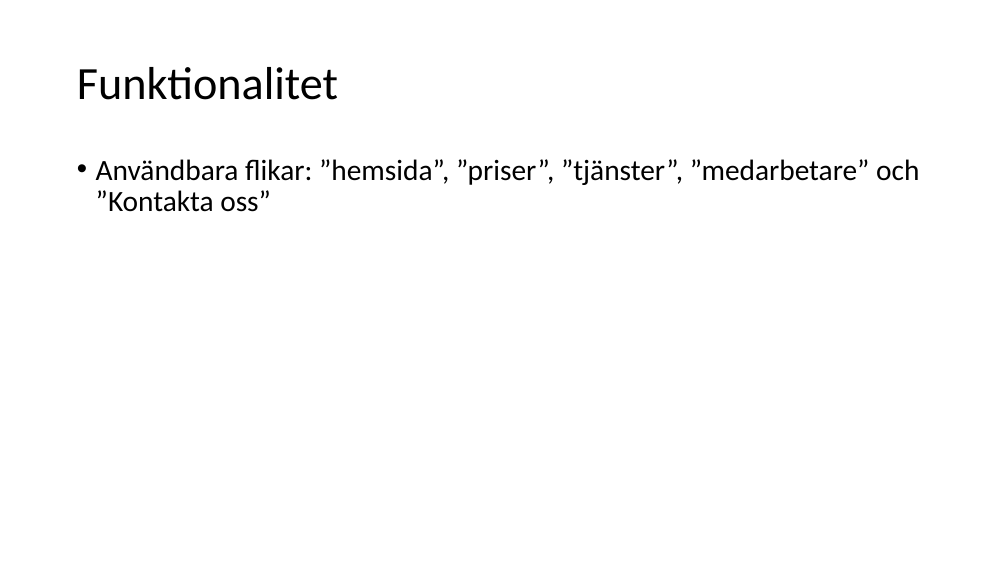
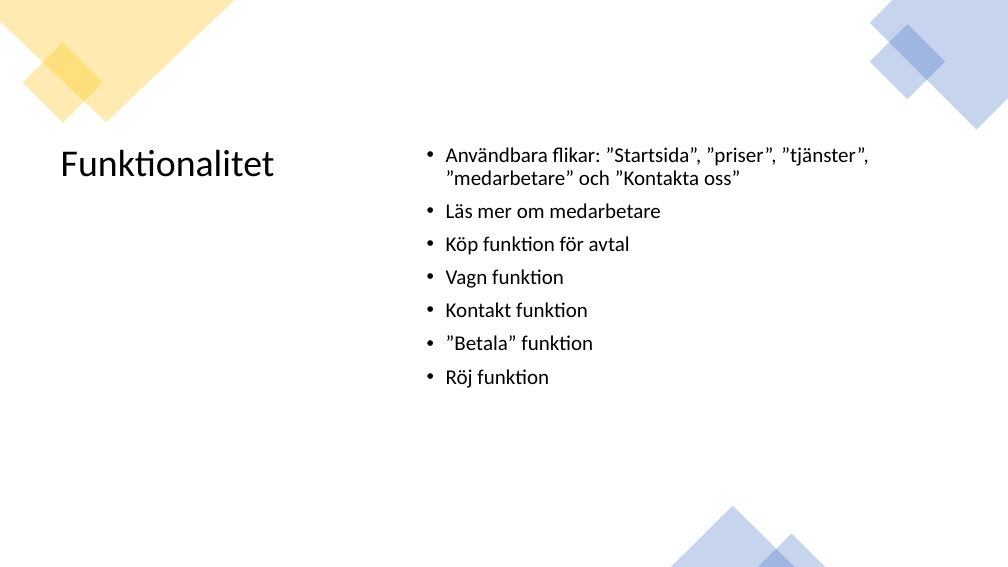
Before and after one commit to ErikB293/slutprojekt, a slide deck: slide 16 of Dokumentation/Björkbäcks advokatbyrå powerpoint.pptx (slide 3 before the commit). Drawn at 1008x567 pixels with LibreOffice and Linux fonts; fonts in the diff are those of the drawing. Boxes give left, top, right and bottom in pixels: in the first picture for what was removed or moved away, otherwise in the second. Text is boxed around its words. In the diff, an @@ line names an element or a change of style, - is before the commit and + after.

```diff
--- a/Dokumentation/Björkbäcks advokatbyrå powerpoint.pptx
+++ b/Dokumentation/Björkbäcks advokatbyrå powerpoint.pptx
@@ freeform shape added at (0,0,234,123), fill #FFC000 at 30% opacity @@
@@ freeform shape added at (870,0,1008,130), fill #4472C4 at 30% opacity @@
@@ rectangle added at (870,24,946,100), fill #4472C4 at 30% opacity @@
@@ rectangle added at (22,43,102,123), fill #FFC000 at 30% opacity @@
@@ title "Funktionalitet": place and size @@
-title "Funktionalitet" at (77,67,338,100)
+title "Funktionalitet" at (61,149,275,177)
@@ title "Funktionalitet" at (61,149,275,177): size 44 to 36 pt; vertical alignment middle to top @@
@@ text at (446,147,868,388): text changed; size 28 to 20 pt @@
-• Användbara flikar: ”hemsida”, ”priser”, ”tjänster”, ”medarbetare” och ”Kontakta oss”
+• Användbara flikar: ”Startsida”, ”priser”, ”tjänster”, ”medarbetare” och ”Kontakta oss”
+• Läs mer om medarbetare
+• Köp funktion för avtal
+• Vagn funktion
+• Kontakt funktion
+• ”Betala” funktion
+• Röj funktion
@@ triangle added at (671,506,795,567), fill #4472C4 at 30% opacity @@
@@ triangle added at (758,534,826,567), fill #4472C4 at 30% opacity @@
```
Also in this commit, not shown: 2 other slides changed, 15 slides added, 1 other file.
